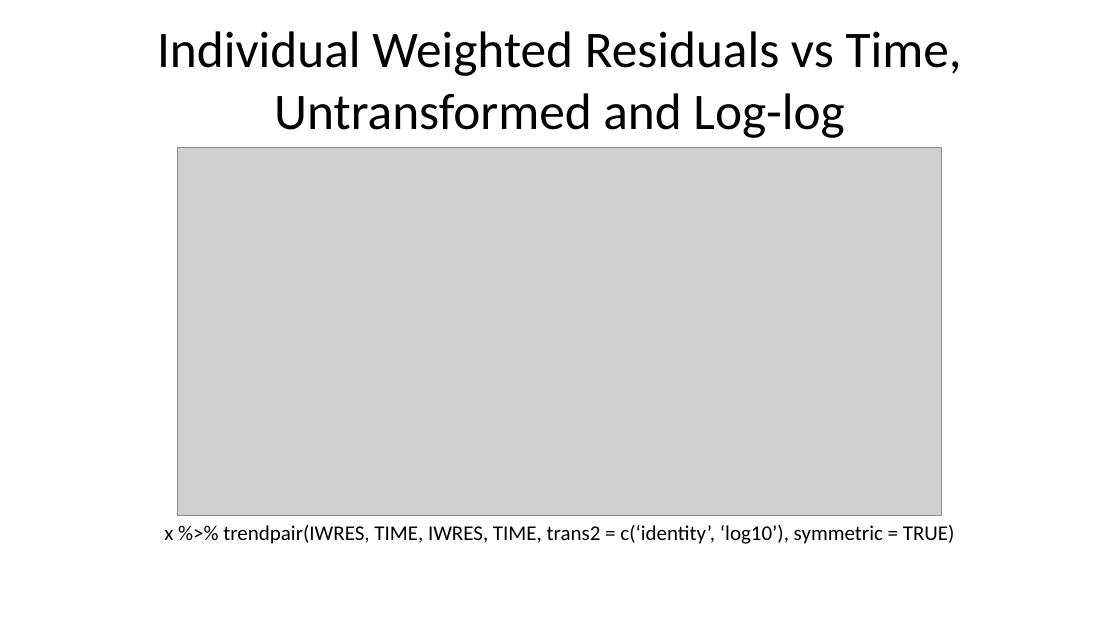
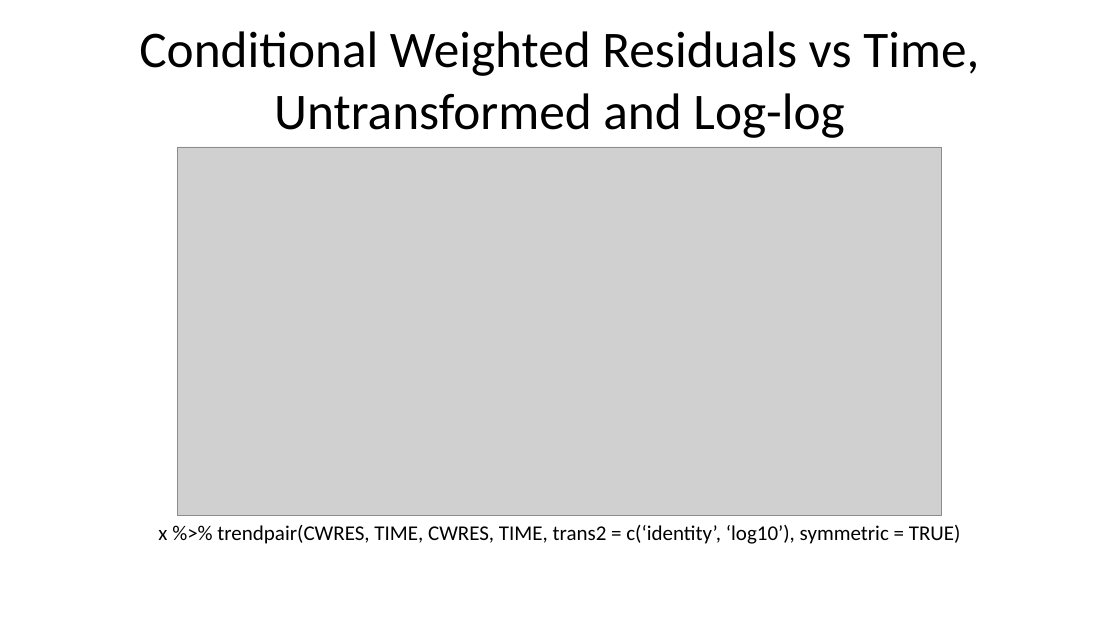
Before and after one commit to bergsmat/yamlet, a slide deck: slide 11 of inst/extdata/modeling/diagnostics.pptx. Drawn at 1120x630 pixels with LibreOffice and Linux fonts; fonts in the diff are those of the drawing; grey boxes stand for pictures. Boxes give left, top, right and bottom in pixels: in the first picture for what was removed or moved away, otherwise in the second. Text is boxed around its words. In the diff, an @@ line names an element or a change of style, - is before the commit and + after.

Commit message:
cwres

```diff
--- a/inst/extdata/modeling/diagnostics.pptx
+++ b/inst/extdata/modeling/diagnostics.pptx
@@ title at (139, 31, 979, 138): text changed @@
-Individual Weighted Residuals vs Time, Untransformed and Log-log
+Conditional Weighted Residuals vs Time, Untransformed and Log-log
@@ text at (158, 525, 961, 544): text changed @@
-x %>% trendpair(IWRES, TIME, IWRES, TIME, trans2 = c(‘identity’, ‘log10’), symmetric = TRUE)
+x %>% trendpair(CWRES, TIME, CWRES, TIME, trans2 = c(‘identity’, ‘log10’), symmetric = TRUE)
```
Also in this commit, not shown: 4 other slides changed, 19 other files.
